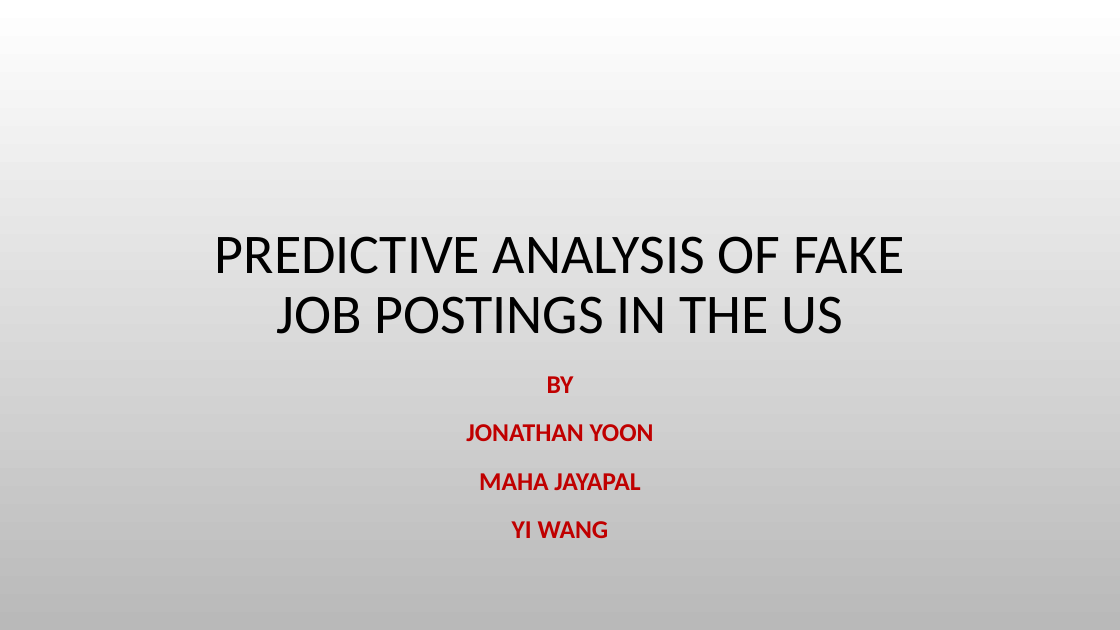
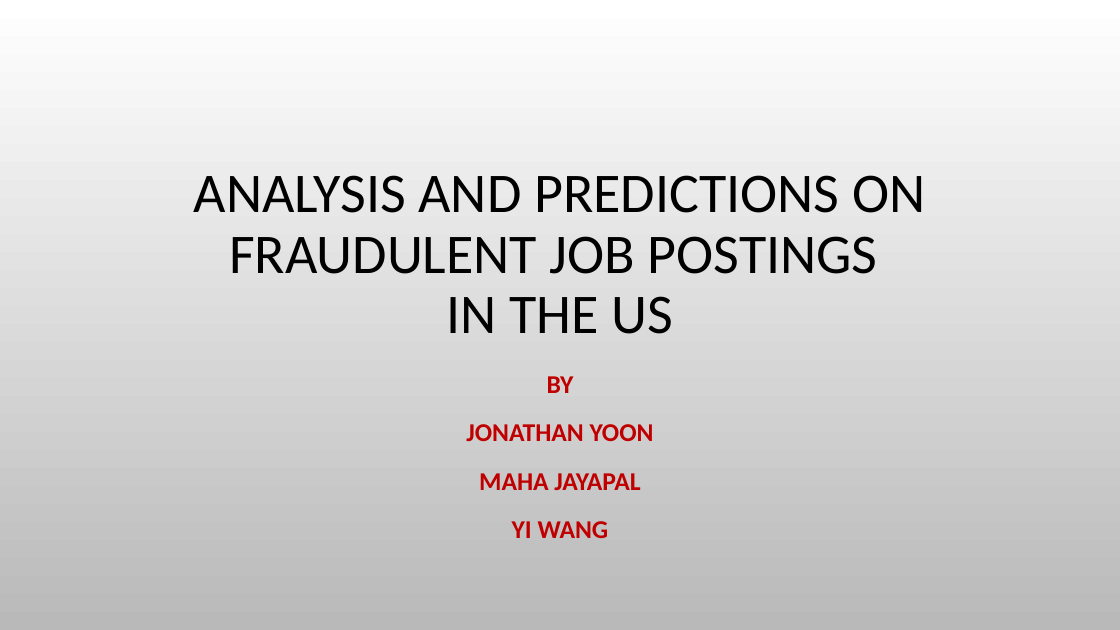
Before and after one commit to hjyoon16/Fake_Job_Post_Classification, a slide deck: slide 1 of 502projectPresentation.pptx. Drawn at 1120x630 pixels with LibreOffice and Linux fonts; fonts in the diff are those of the drawing; background and template pictures are left out. Boxes give left, top, right and bottom in pixels: in the first picture for what was removed or moved away, otherwise in the second. Text is boxed around its words. In the diff, an @@ line names an element or a change of style, - is before the commit and + after.

```diff
--- a/502projectPresentation.pptx
+++ b/502projectPresentation.pptx
@@ title at [194,175,925,334]: text changed @@
-PREDICTIVE ANALYSIS OF FAKE JOB POSTINGS IN THE US
+ANALYSIS AND PREDICTIONS ON FRAUDULENT JOB POSTINGS
+IN THE US
```
Also in this commit, not shown: 2 slides added, 3 slides removed.
